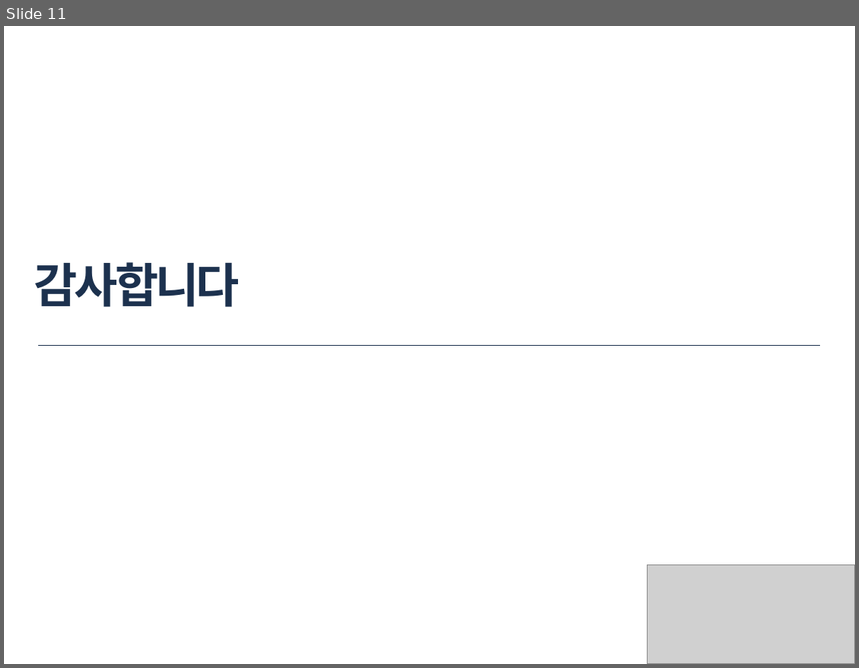
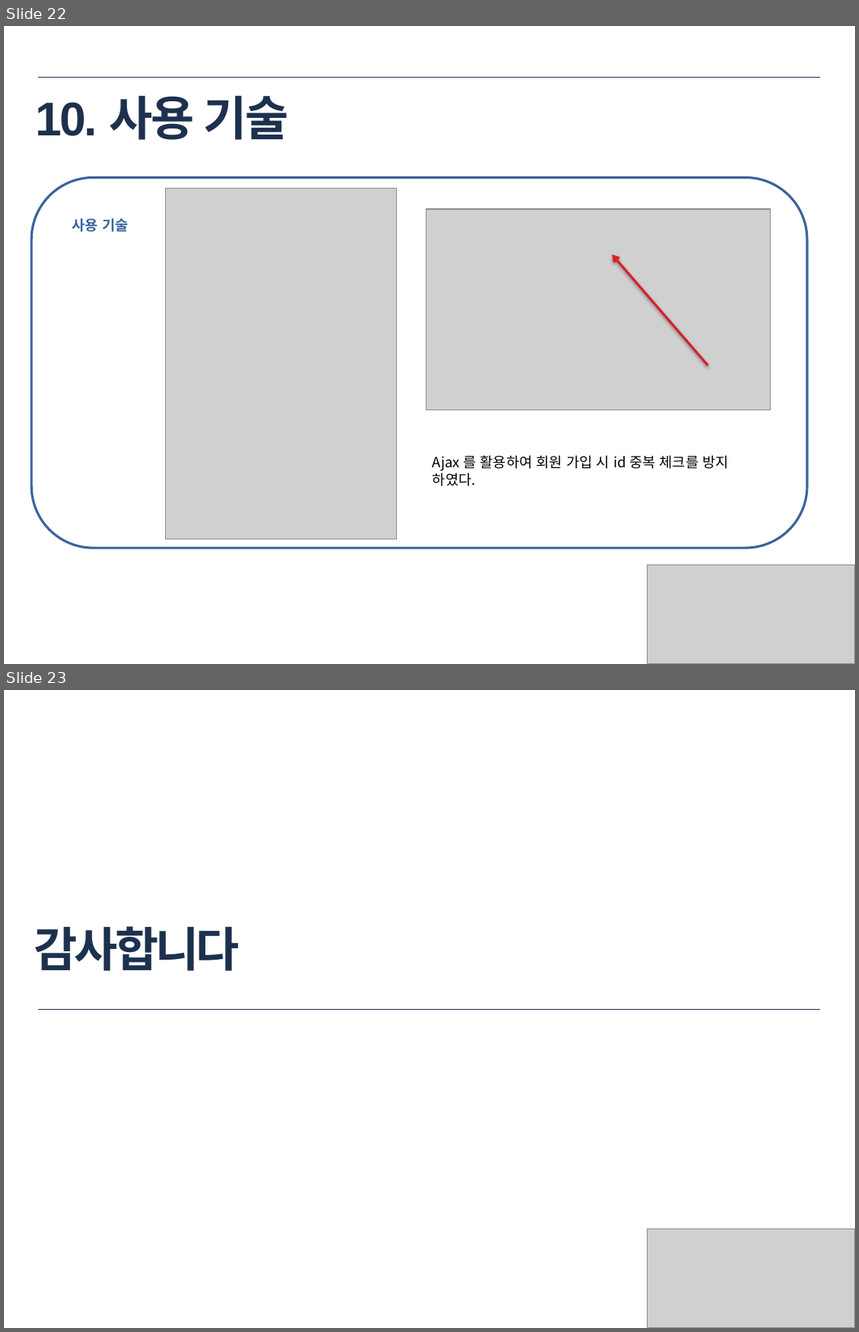
Before and after one commit to icto55-2-juree/WoojuProject, a slide deck: documents/Icto55_2_project(석주리, 최우).pptx. Shown one above the other, each under a label of ours: slide 11 before the commit, slides 22 and 23 after it. The pictures are 859x668 and 859x1332 pixels, drawn with LibreOffice and Linux fonts; fonts in the diff are those of the drawing; grey boxes stand for pictures. Boxes give left, top, right and bottom in pixels: in the first picture for what was removed or moved away, otherwise in the second. Text is boxed around its words. In the diff, an @@ line names an element or a change of style, - is before the commit and + after.

```diff
--- a/documents/Icto55_2_project(석주리, 최우).pptx
+++ b/documents/Icto55_2_project(석주리, 최우).pptx
@@ slide 22 added at [4,26,855,664], background #FFFFFF @@
@@ line added from (38, 77) to (820, 77), #1C314E 0.25 pt @@
@@ title added at [36,96,289,140], 40 pt, text #1D314E, bold @@
+10. 사용 기술
@@ rounded rectangle added at [31,177,807,548], fill #FFFFFF, outline #39639D 2 pt @@
@@ picture added at [166,189,397,539] @@
@@ text added at [72,218,128,232], 12 pt, text #39639D, bold @@
+사용 기술
@@ picture added at [427,209,770,410] @@
@@ arrow added from (708, 366) to (613, 255), #DA1F28 2 pt @@
@@ text added at [433,455,728,487], 12 pt, text #000000 @@
+Ajax 를 활용하여 회원 가입 시 id 중복 체크를 방지 하였다.
@@ picture added at [648,565,855,664] @@
@@ what was slide 11 is now slide 23 @@
```
Also in this commit, not shown: 8 slides changed, 12 other slides added, 1 slide removed, 2 other files.
